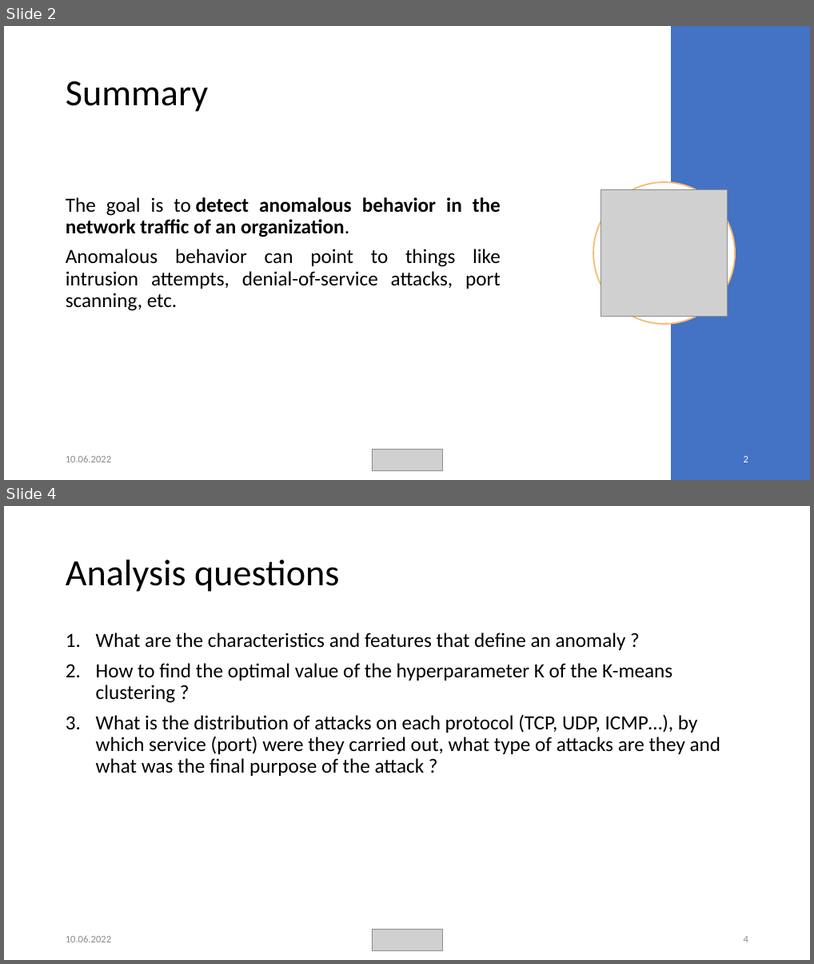
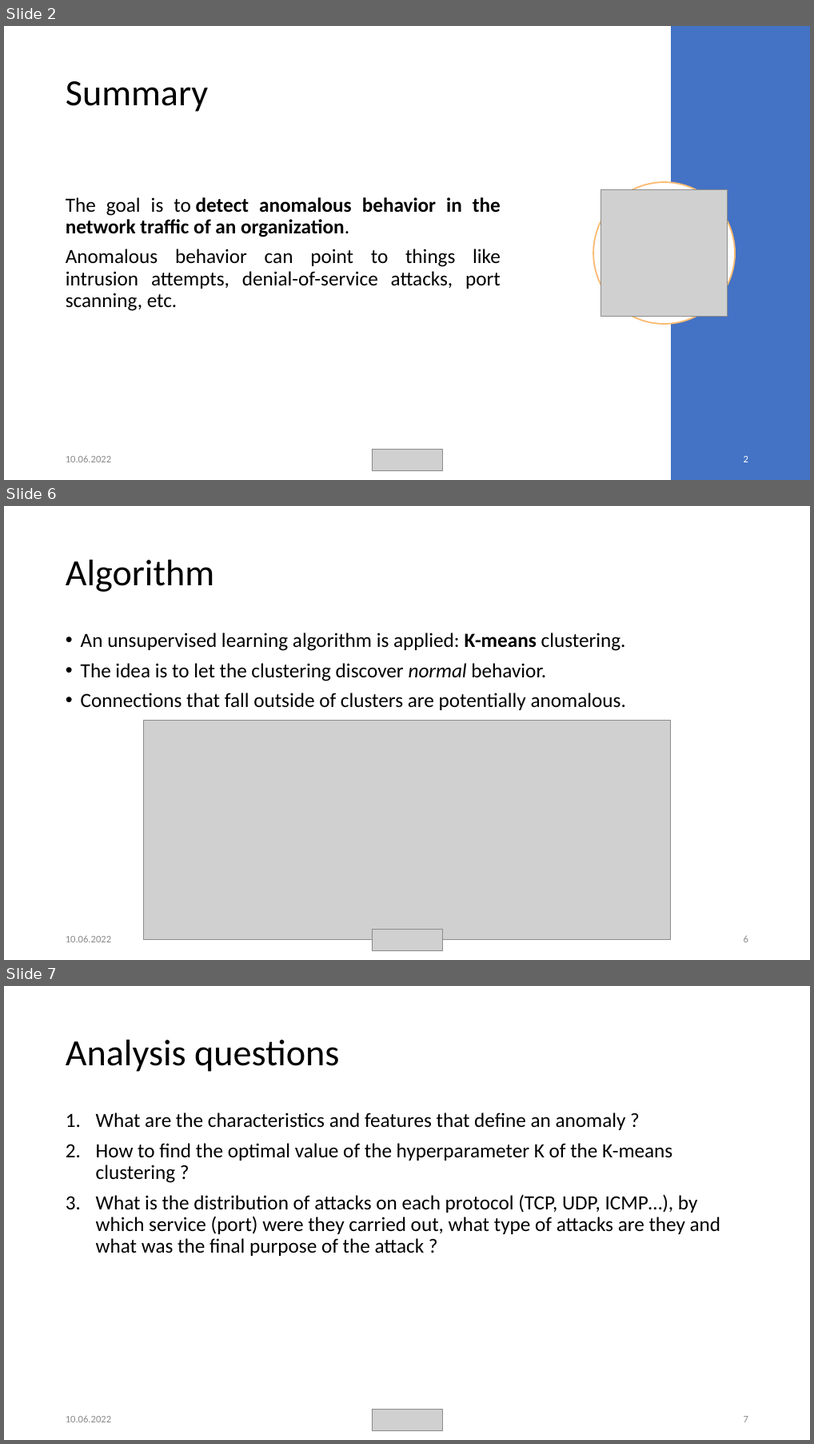
Before and after one commit to weevood/MA-BDA_Project, a slide deck: Documentation/Anomaly-Detection-in-Network-Traffic-with-K-means-Clustering.pptx. Shown one above the other, each under a label of ours: slides 2 and 4 before the commit, slides 2, 6 and 7 after it; the slides between them are not shown. The pictures are 814x964 and 814x1444 pixels, drawn with LibreOffice and Linux fonts; fonts in the diff are those of the drawing; grey boxes stand for pictures. Boxes give left, top, right and bottom in pixels: in the first picture for what was removed or moved away, otherwise in the second. Text is boxed around its words. In the diff, an @@ line names an element or a change of style, - is before the commit and + after.

```diff
--- a/Documentation/Anomaly-Detection-in-Network-Traffic-with-K-means-Clustering.pptx
+++ b/Documentation/Anomaly-Detection-in-Network-Traffic-with-K-means-Clustering.pptx
@@ slide 6 added at bbox=[4, 506, 810, 960], background #FFFFFF @@
@@ title added at bbox=[66, 560, 214, 592], 44 pt, text #000000 @@
+Algorithm
@@ text added at bbox=[81, 632, 626, 710], 24 pt, text #000000 @@
+• An unsupervised learning algorithm is applied: K-means clustering.
+• The idea is to let the clustering discover normal behavior.
+• Connections that fall outside of clusters are potentially anomalous.
@@ picture added at bbox=[144, 720, 671, 939] @@
@@ text added at bbox=[66, 935, 111, 942], 12 pt, text #8C8C8C @@
+10.06.2022
@@ picture added at bbox=[372, 928, 442, 951] @@
@@ page number added at bbox=[744, 935, 749, 942], 12 pt, text #8C8C8C @@
+6
@@ what was slide 4 is now slide 7 @@
@@ page number at bbox=[744, 1416, 749, 1422]: text changed @@
-4
+7
```
Also in this commit, not shown: 1 slide changed, 2 other slides added, 1 other file.
